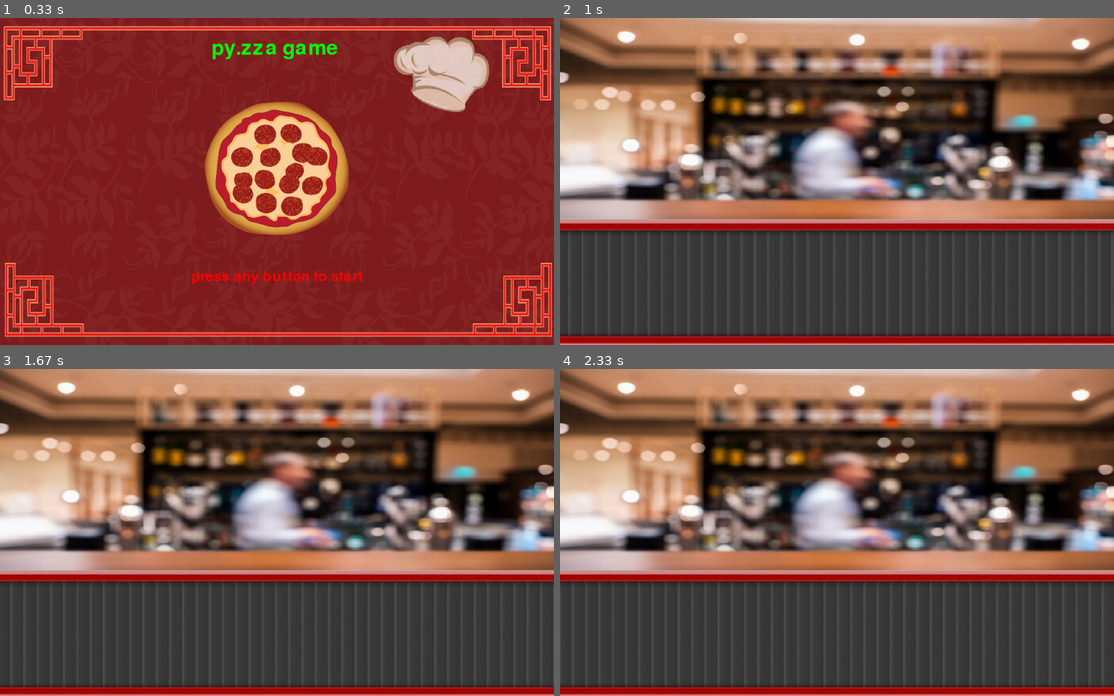
Above: before the commit, frames 1-4 (two rows, left to right).
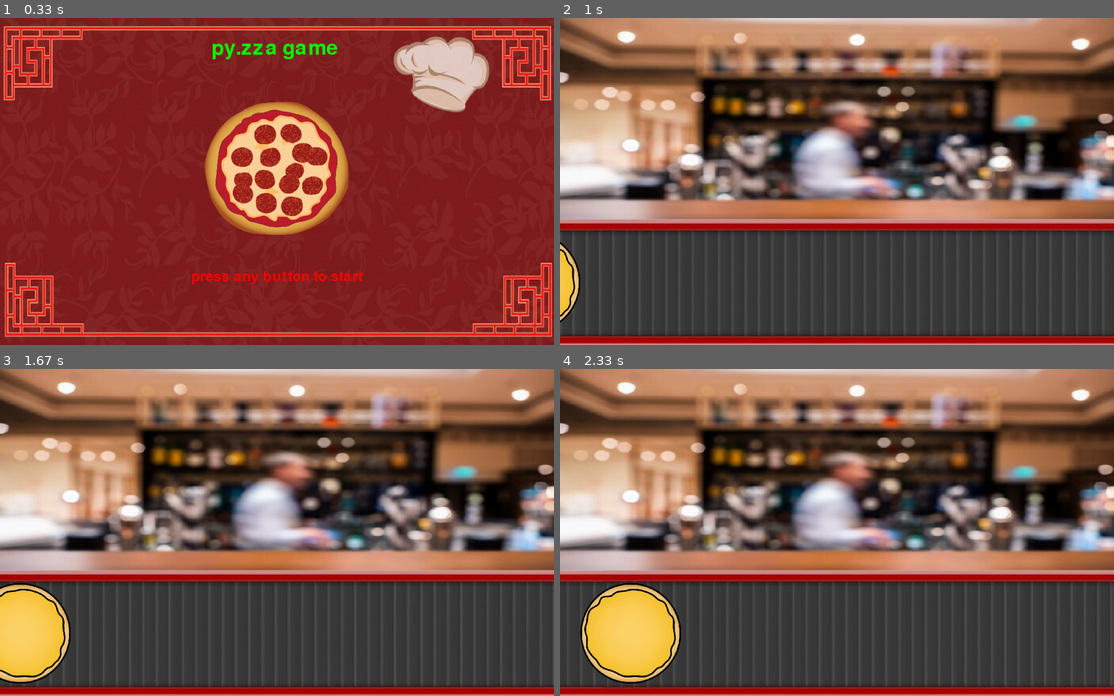
Above: after the commit, the same moments.

Repository: Lucaslofe/Py.game
Game: pygame game, started from jogo.py/projetofinal.py
Two runs of this game, one before a commit and one after it. Both use one fixed random seed, a clock stepped at 60 frames per second and the inputs below.
Inputs:
- Up to frame 1 (0.33 s): no input
- Up to frame 2 (1 s): tap Enter at 0.33 s
- Up to frame 3 (1.67 s): no input
- Up to frame 4 (2.33 s): no input

Frame 1 is identical in both runs. In frame 2, 0.7% of the frame differs, in the area x 0-64%, y 66-96%; in frame 3, 3.3%; in frame 4, 4.4%, in the area x 3-76%, y 65-97%.

Commit message:
uma pizza passando

Diff:
--- a/jogo.py/projetofinal.py
+++ b/jogo.py/projetofinal.py
@@ -26,14 +26,16 @@
 image3 = pygame.transform.scale(image3, (xt,yt))
 esteira = pygame.image.load("esteira.jpg").convert()
 esteira = pygame.transform.scale(esteira,(1500,250))
-esteira2 = pygame.transform.scale(esteira,(1500,250))
 clock = pygame.time.Clock()
-fps = 15
+fps = 30
+image4 = pygame.image.load("pizzasr.png").convert_alpha()
+image4 = pygame.transform.scale(image4, (200, 200))
 # ===== Loop principal =====
 state = "start_screen"
-vel_esteira = 3
+vel_esteira = 5
 x_esteira = -200
 x_esteira2 = -1700
+x_pizza = -250
 while game:
     clock = pygame.time.Clock()
     clock.tick(fps)
@@ -52,13 +54,16 @@
     if state == "game_screen":
         window.blit(image3,(0,0))
         window.blit(esteira,(x_esteira,400))
-        window.blit(esteira2,(x_esteira2,400))
+        window.blit(esteira,(x_esteira2,400))
         x_esteira += vel_esteira
         x_esteira2 += vel_esteira
+        x_pizza += vel_esteira
         if x_esteira >= 1100:
             x_esteira = -1900
         if x_esteira2 >= 1100:
             x_esteira2 = -1900
+        window.blit(image4,(x_pizza,425))
+
 
 
 
Binary file added: jogo.py/pizzasr.png
